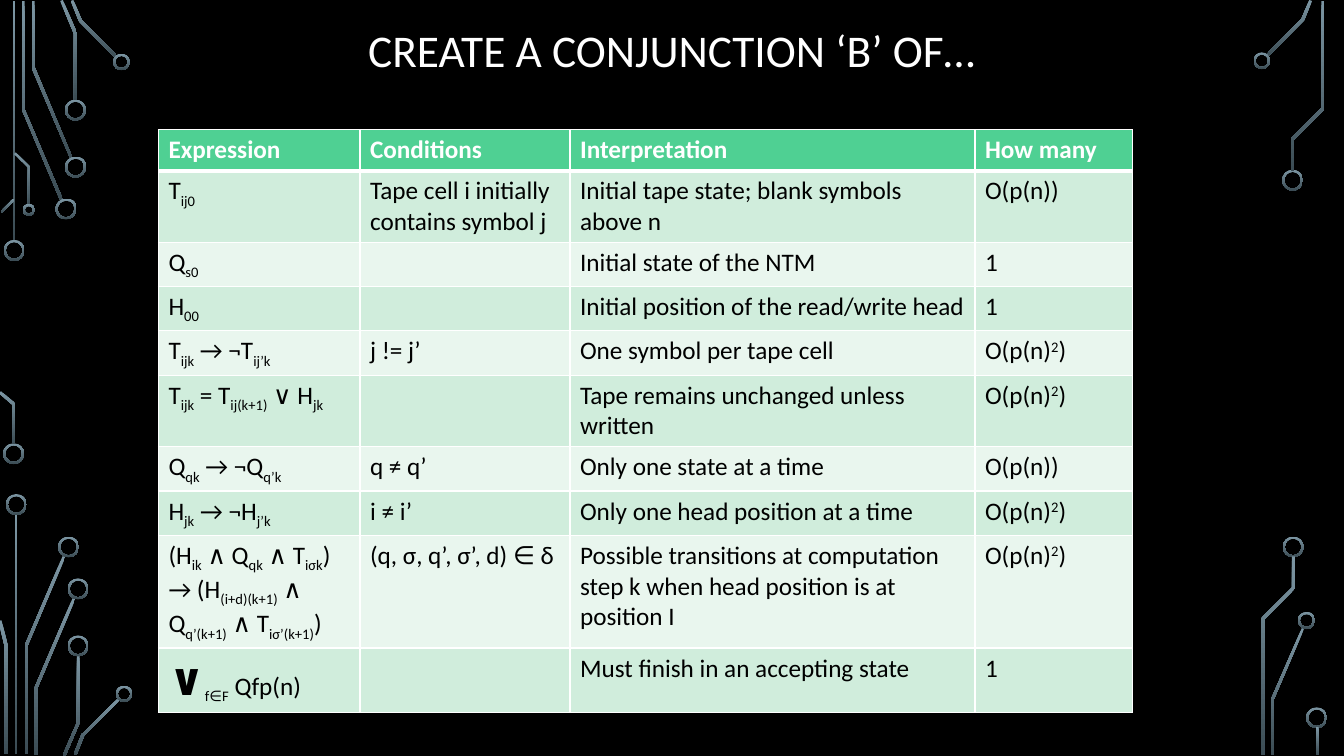
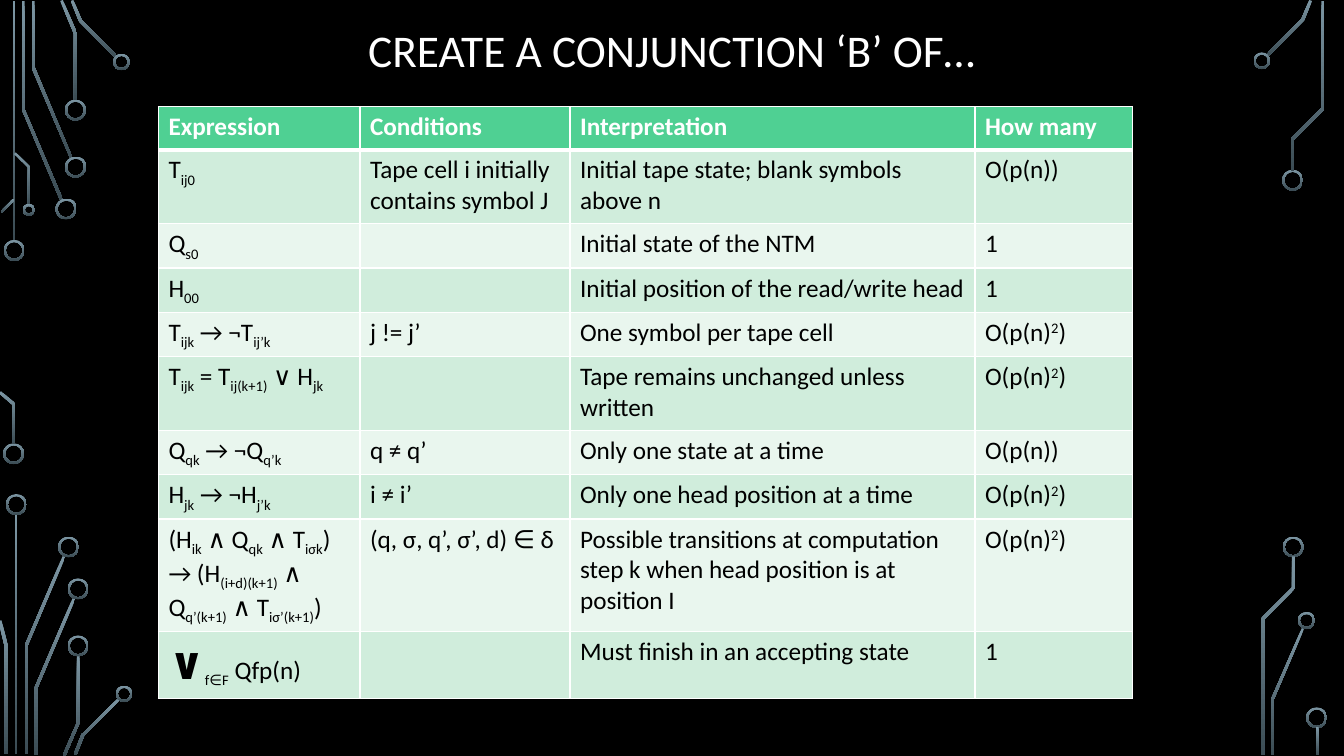
Before and after one commit to markfloryan/dmt2, a slide deck: slide 58 of slides/05-ComplexityTheory.pptx. Drawn at 1344x756 pixels with LibreOffice and Linux fonts; fonts in the diff are those of the drawing; background and template pictures are left out. Boxes give left, top, right and bottom in pixels: in the first picture for what was removed or moved away, otherwise in the second. Text is boxed around its words. In the diff, an @@ line names an element or a change of style, - is before the commit and + after.

Commit message:
small slide polish

```diff
--- a/slides/05-ComplexityTheory.pptx
+++ b/slides/05-ComplexityTheory.pptx
@@ table at <box>158,107,1133,689</box> @@
-row 2, column 2: Tape cell i initially contains symbol j
+row 2, column 2: Tape cell i initially contains symbol J
@@ table: place and size @@
-table at <box>158,130,1133,705</box>
+table at <box>158,107,1133,689</box>
```
